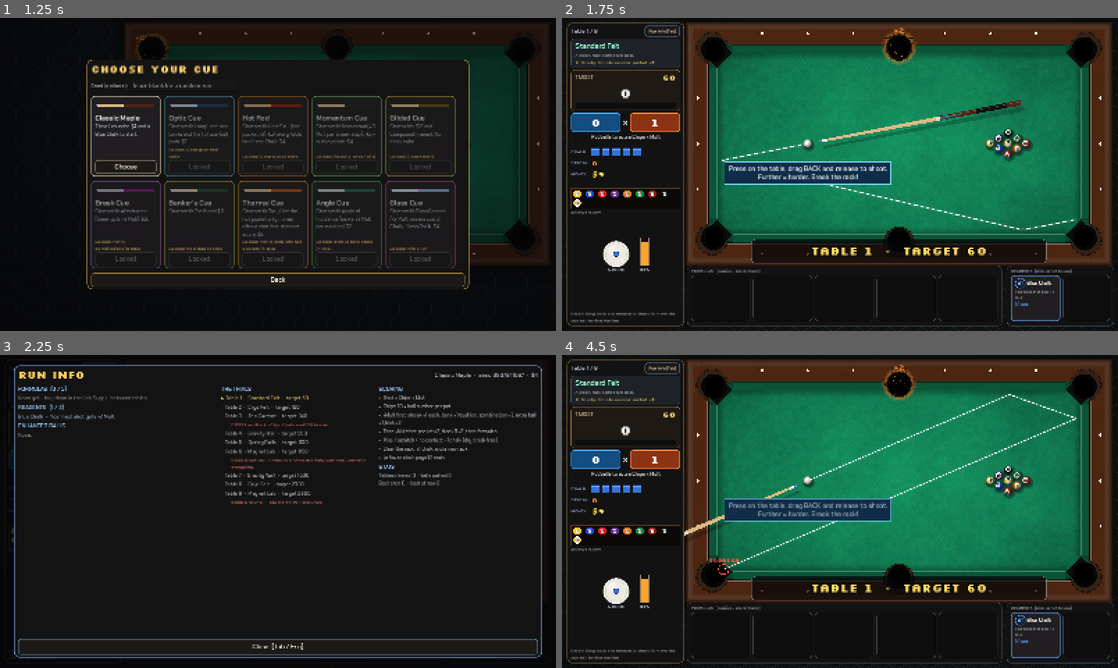
Above: before the commit, frames 1-4 (two rows, left to right).
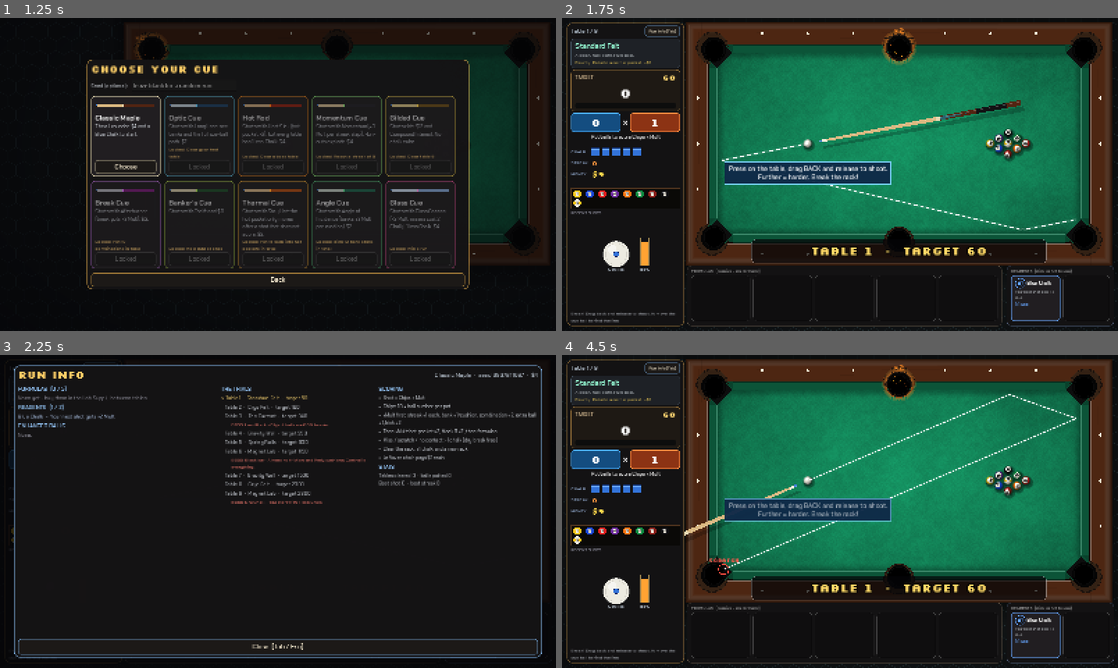
Above: after the commit, the same moments.

Repository: jordanbenjaminmitchell/pocket-science
Game: Godot game, scene res://main.tscn
The game is run twice, just before and just after one commit, with the same random seed, the same clock (stepped at 60 frames per second) and the same inputs.
Inputs (mouse positions are in pixels of both pictures, inside the frame that each line leads up to):
- Up to frame 1 (1.25 s): click "New Run" at 0.5 s
- Up to frame 2 (1.75 s): click "Choose" at 1.25 s
- Up to frame 3 (2.25 s): click "Run info [Tab]" at 2 s
- Up to frame 4 (4.5 s): tap Enter at 2.75, 4.25, 4.35 s; drag from (617, 589) to (895, 442) at 2.77 s; tap Space at 3.5 s; drag from (728, 527) to (812, 574) at 3.52 s; move the mouse to (895, 442) at 4.27 s; hold Right (ui_right) from 4.28 s (still down); click (895, 442) at 4.42 s

Frame 1 is identical in both runs. In frame 2, less than 0.1% of the frame differs, in the area x 2-17%, y 13-16%; in frame 3, less than 0.1%, in the area x 39-56%, y 12-15%; in frame 4, less than 0.1%.

Commit message:
Touch controls, Android back button, font-safe text, Android export preset

Diff:
--- a/project.godot
+++ b/project.godot
@@ -15,11 +15,14 @@
 window/size/viewport_height=900
 window/size/window_width_override=1440
 window/size/window_height_override=810
+window/handheld/orientation=4
 window/stretch/mode="canvas_items"
 window/stretch/aspect="keep"
 
 [rendering]
 
+textures/vram_compression/import_etc2_astc=true
+
 renderer/rendering_method="gl_compatibility"
 renderer/rendering_method.mobile="gl_compatibility"
 anti_aliasing/quality/msaa_2d=2
--- a/src/main.gd
+++ b/src/main.gd
@@ -112,6 +112,7 @@
 	view.position = TABLE_ORIGIN
 	view.scale = Vector2(TABLE_SCALE, TABLE_SCALE)
 	add_child(view)
+	get_tree().quit_on_go_back = false   # the Android back button opens the menu instead
 	_build_ui()
 	_load_settings()
 	meta.load_file()
@@ -269,7 +270,8 @@
 		view.cue_pull = drag_power * 90.0
 		power_w.set_power(drag_power)
 	else:
-		if not fine_aim and not pad_active and _mouse_over_table() and m.distance_to(sim.pos[ci]) > 4.0:
+		var may_steer: bool = touch_aiming if settings.touch_mode else true
+		if not fine_aim and not pad_active and may_steer and _mouse_over_table() and m.distance_to(sim.pos[ci]) > 4.0:
 			var nd := (m - sim.pos[ci]).normalized()
 			if nd.angle_to(aim_dir) != 0.0:
 				aim_dir = nd
@@ -280,6 +282,9 @@
 			rot -= spd
 		if Input.is_key_pressed(settings.keys.aim_right):
 			rot += spd
+		rot += touch_rot * 0.3
+		if settings.touch_mode and power_slider.value != power:
+			power_slider.set_value_no_signal(power)
 		var jx := _joy(JOY_AXIS_LEFT_X)
 		if jx != 0.0:
 			pad_active = true
@@ -329,7 +334,7 @@
 		return
 	var cue: Vector2 = sim.pos[_cue_index()]
 	if run.shots_taken == 0:
-		view.coach_text = "Press on the table, drag BACK and release to shoot.\nFurther = harder. Break the rack!"
+		view.coach_text = "Drag on the table to aim, set power with the slider,\nthen press SHOOT. Break the rack!" if settings.touch_mode else "Press on the table, drag BACK and release to shoot.\nFurther = harder. Break the rack!"
 	elif view.guide.get("obj_pot", false) or view.guide.get("obj2_pot", false):
 		coach_seen_pot = true
 		view.coach_text = "GOLD line = that ball is going in.\nThe tag on the pocket shows the points."
@@ -833,6 +838,7 @@
 	state = S.AIM
 	view.placing = false
 	guide_dirty = true
+	touch_aiming = false
 	var how := "Drag %s and release to shoot." % ("forward" if settings.invert_drag else "back")
 	if settings.click_shoot:
 		how = "Set power with the wheel or Up/Down, then click to shoot."
@@ -844,6 +850,7 @@
 
 
 func _begin_place(head_only: bool) -> void:
+	touch_armed = false
 	state = S.PLACE
 	place_head_only = head_only
 	view.show_guide = false
@@ -1046,7 +1053,9 @@
 func _mouse_button(e: InputEventMouseButton) -> void:
 	match state:
 		S.AIM:
-			if e.button_index == MOUSE_BUTTON_LEFT:
+			if e.button_index == MOUSE_BUTTON_LEFT and settings.touch_mode:
+				touch_aiming = e.pressed and _mouse_over_table()
+			elif e.button_index == MOUSE_BUTTON_LEFT:
 				if e.pressed and _mouse_over_table() and settings.click_shoot:
 					_shoot(power)
 				elif e.pressed and _mouse_over_table():
@@ -1069,10 +1078,26 @@
 				power = clampf(power - 0.03, 0.02, 1.0)
 				forecast_dirty = true
 		S.PLACE:
-			if e.button_index == MOUSE_BUTTON_LEFT and e.pressed:
+			if e.button_index == MOUSE_BUTTON_LEFT and settings.touch_mode:
+				# Touch has no hover: drag the ghost ball, lift to place it.
+				if e.pressed:
+					touch_armed = true
+				elif touch_armed:
+					touch_armed = false
+					_update_place()
+					_place_cue()
+			elif e.button_index == MOUSE_BUTTON_LEFT and e.pressed:
 				_place_cue()
 		S.PICK:
-			if e.button_index == MOUSE_BUTTON_LEFT and e.pressed and view.hover_pocket >= 0:
+			if e.button_index == MOUSE_BUTTON_LEFT and settings.touch_mode:
+				if e.pressed:
+					touch_armed = true
+				elif touch_armed:
+					touch_armed = false
+					_update_pick()
+					if view.hover_pocket >= 0:
+						_confirm_pick()
+			elif e.button_index == MOUSE_BUTTON_LEFT and e.pressed and view.hover_pocket >= 0:
 				_confirm_pick()
 		S.ROLL, S.TALLY:
 			if e.button_index == MOUSE_BUTTON_LEFT and e.pressed:
@@ -1123,12 +1148,14 @@
 		"hotswap":
 			pick_reagent = id
 			pick_call = false
+			touch_armed = false
 			state = S.PICK
 			view.pocket_pick = true
 			lbl_hint.text = "Click a pocket to make it the hot pocket. Esc cancels."
 		"callshot":
 			pick_reagent = id
 			pick_call = true
+			touch_armed = false
 			state = S.PICK
 			view.pocket_pick = true
 			lbl_hint.text = "Click the pocket you are calling. Pots there on your next shot get ×3."
@@ -1200,6 +1227,71 @@
 	return b
 
 
+var log_title: Label
+var touch_box: VBoxContainer
+var menu_btn: Button
+var info_btn_ref: Button
+var power_slider: HSlider
+var touch_aiming := false
+var touch_rot := 0.0
+var touch_armed := false
+
+
+## On-screen shot controls for phones and tablets.
+func _build_touch_controls(parent: Control) -> void:
+	touch_box = VBoxContainer.new()
+	touch_box.add_theme_constant_override("separation", 6)
+	touch_box.visible = false
+	parent.add_child(touch_box)
+	power_slider = HSlider.new()
+	power_slider.min_value = 0.02
+	power_slider.max_value = 1.0
+	power_slider.step = 0.01
+	power_slider.custom_minimum_size = Vector2(0, 44)
+	power_slider.focus_mode = Control.FOCUS_NONE
+	power_slider.value_changed.connect(func(v: float):
+		power = v
+		forecast_dirty = true)
+	touch_box.add_child(power_slider)
+	var row := HBoxContainer.new()
+	row.add_theme_constant_override("separation", 6)
+	touch_box.add_child(row)
+	for dir in [-1.0, 1.0]:
+		var nudge := _button("<" if dir < 0 else ">", func(): pass, Color(0.6, 0.75, 0.9))
+		nudge.custom_minimum_size = Vector2(66, 58)
+		nudge.focus_mode = Control.FOCUS_NONE
+		nudge.button_down.connect(func(): touch_rot = dir)
+		nudge.button_up.connect(func(): touch_rot = 0.0)
+		row.add_child(nudge)
+		if dir < 0:
+			var shoot := _button("SHOOT", func():
+				if state == S.AIM:
+					_shoot(power), Color(0.4, 0.9, 0.6))
+			shoot.size_flags_horizontal = Control.SIZE_EXPAND_FILL
+			shoot.custom_minimum_size = Vector2(0, 58)
+			shoot.focus_mode = Control.FOCUS_NONE
+			shoot.add_theme_font_size_override("font_size", 24)
+			row.add_child(shoot)
+
+
+func _sync_touch_ui() -> void:
+	var t := settings.touch_mode
+	touch_box.visible = t
+	log_title.visible = not t
+	log_label.visible = not t
+	lbl_hint.visible = not t
+	menu_btn.visible = t
+	info_btn_ref.text = "Run info" if t else "Run info [Tab]"
+
+
+func _notification(what: int) -> void:
+	if what == NOTIFICATION_WM_GO_BACK_REQUEST:
+		if paused:
+			_close_run_info()
+		else:
+			_key(KEY_ESCAPE)
+
+
 func _build_ui() -> void:
 	ui = CanvasLayer.new()
 	add_child(ui)
@@ -1228,6 +1320,13 @@
 	info_btn.custom_minimum_size = Vector2(0, 26)
 	info_btn.focus_mode = Control.FOCUS_NONE
 	round_row.add_child(info_btn)
+	info_btn_ref = info_btn
+	menu_btn = _button("Menu", func(): _key(KEY_ESCAPE), Color(0.6, 0.75, 0.9))
+	menu_btn.add_theme_font_size_override("font_size", 12)
+	menu_btn.custom_minimum_size = Vector2(0, 26)
+	menu_btn.focus_mode = Control.FOCUS_NONE
+	menu_btn.visible = false
+	round_row.add_child(menu_btn)
 
 	var labbox := PanelContainer.new()
 	labbox.add_theme_stylebox_override("panel", _style(Color(0.12, 0.13, 0.15), Color(0.25, 0.3, 0.35), 1, 8))
@@ -1322,10 +1421,12 @@
 	tray = BallTray.new()
 	tray.font = F_SEMI
 	lv.add_child(tray)
-	lv.add_child(_label("RECENT SHOTS", 12, Color(0.5, 0.5, 0.55)))
+	log_title = _label("RECENT SHOTS", 12, Color(0.5, 0.5, 0.55))
+	lv.add_child(log_title)
 	log_label = _label("", 13, Color(0.8, 0.82, 0.85), F_REG)
 	log_label.custom_minimum_size = Vector2(290, 52)
 	lv.add_child(log_label)
+	_build_touch_controls(lv)
 
 	var ctrl := HBoxContainer.new()
 	ctrl.alignment = BoxContainer.ALIGNMENT_CENTER
@@ -1460,7 +1561,7 @@
 	lbl_target.text = str(run.target())
 	if run.bounty != "":
 		var bt: Dictionary = Catalog.BOUNTIES[run.bounty]
-		lbl_bounty.text = ("✔ " if run.bounty_done else "★ ") + "%s: %s  +$%d" % ["Gold bounty" if t.get("boss", false) else "Bounty", bt.name, run.bounty_reward()]
+		lbl_bounty.text = ("DONE - " if run.bounty_done else "") + "%s: %s  +$%d" % ["Gold bounty" if t.get("boss", false) else "Bounty", bt.name, run.bounty_reward()]
 		lbl_bounty.add_theme_color_override("font_color", Color(0.5, 1.0, 0.6) if run.bounty_done else Color(1.0, 0.85, 0.35))
 	chalk_pips.set_count(run.chalk, run.max_chalk())
 	var per := 3.0 if run.formulas.has("streak") else 1.0
@@ -2032,7 +2133,7 @@
 	var spc2 := Control.new()
 	spc2.size_flags_horizontal = Control.SIZE_EXPAND_FILL
 	bar.add_child(spc2)
-	var go := _button("Next table  ▶", _next_table, Color(0.4, 0.9, 0.6))
+	var go := _button("Next table  >", _next_table, Color(0.4, 0.9, 0.6))
 	go.custom_minimum_size = Vector2(220, 50)
 	go.add_theme_font_size_override("font_size", 22)
 	bar.add_child(go)
@@ -2087,7 +2188,7 @@
 	v.add_child(t)
 	v.add_child(_label(kind, 12, accent))
 	if not syn.is_empty():
-		var sl := _label("✚ Synergy: " + ", ".join(syn), 12, Color(0.5, 1.0, 0.6))
+		var sl := _label("+ Synergy: " + ", ".join(syn), 12, Color(0.5, 1.0, 0.6))
 		sl.autowrap_mode = TextServer.AUTOWRAP_WORD_SMART
 		sl.custom_minimum_size = Vector2(164, 0)
 		v.add_child(sl)
@@ -2212,10 +2313,11 @@
 	sfx.set_music_volume(settings.master * settings.music)
 	view.shake_scale = settings.shake
 	view.reduced_motion = settings.reduced_motion
+	_sync_touch_ui()
 	view.colorblind = settings.colorblind
 	view.number_tags = settings.number_tags
 	Engine.max_fps = GameSettings.FRAME_CAPS[settings.frame_cap]
-	if DisplayServer.get_name() != "headless":
+	if DisplayServer.get_name() != "headless" and not OS.has_feature("mobile"):
 		var want := DisplayServer.WINDOW_MODE_FULLSCREEN if settings.fullscreen else DisplayServer.WINDOW_MODE_WINDOWED
 		if DisplayServer.window_get_mode() != want:
 			DisplayServer.window_set_mode(want)
@@ -2253,6 +2355,7 @@
 	_setting_toggle(grid, "Colour-blind guideline palette", "colorblind")
 	_setting_toggle(grid, "Number tags on every ball", "number_tags")
 	_setting_toggle(grid, "Larger small text", "large_text")
+	_setting_toggle(grid, "Touch controls", "touch_mode")
 	_setting_choice(grid, "Frame cap", "frame_cap", GameSettings.FRAME_CAPS.map(func(f): return "Unlimited" if f == 0 else "%d FPS" % f))
 	_setting_choice(grid, "Window size", "window_size", GameSettings.WINDOW_SIZES.map(func(w): return "%d × %d" % [w.x, w.y]))
 	var row := HBoxContainer.new()
@@ -2599,7 +2702,7 @@
 	c2.add_child(_label("THE TRIALS", 16, Color(0.6, 0.8, 1.0)))
 	for i in run.plan.size():
 		var t: Dictionary = run.plan[i]
-		var mark := "▶ " if i == run.table_index else ("✔ " if i < run.table_index else "   ")
+		var mark := "> " if i == run.table_index else ("Done: " if i < run.table_index else "   ")
 		var txt := "%sTable %d  ·  %s  ·  target %d" % [mark, i + 1, Catalog.LABS[t.lab].name, t.target]
 		var col := Color(1.0, 0.85, 0.45) if i == run.table_index else (Color(0.5, 0.75, 0.55) if i < run.table_index else Color(0.8, 0.82, 0.85))
 		c2.add_child(_label(txt, 15, col, F_REG))
--- a/src/ui/game_settings.gd
+++ b/src/ui/game_settings.gd
@@ -19,6 +19,7 @@
 var colorblind := false     # safe guideline palette
 var number_tags := false    # flat, always-readable number on every ball
 var large_text := false     # bigger small text
+var touch_mode := false     # on-screen aim, power and shoot controls
 var frame_cap := 0          # index into FRAME_CAPS
 var window_size := 1        # index into WINDOW_SIZES
 
@@ -36,7 +37,7 @@
 
 var keys := {}
 
-const KEYS := ["master", "music", "sfx", "fullscreen", "vsync", "shake", "reduced_motion", "aim_speed", "pull", "invert_drag", "click_shoot", "colorblind", "number_tags", "large_text", "frame_cap", "window_size"]
+const KEYS := ["master", "music", "sfx", "fullscreen", "vsync", "shake", "reduced_motion", "aim_speed", "pull", "invert_drag", "click_shoot", "colorblind", "number_tags", "large_text", "touch_mode", "frame_cap", "window_size"]
 
 
 func load_file() -> void:
@@ -59,6 +60,14 @@
 
 func _init() -> void:
 	reset_keys()
+	_device_defaults()
+
+
+## Phones and tablets start with touch controls and larger text.
+func _device_defaults() -> void:
+	if OS.has_feature("mobile"):
+		touch_mode = true
+		large_text = true
 
 
 func reset_keys() -> void:
@@ -107,6 +116,7 @@
 	colorblind = bool(colorblind)
 	number_tags = bool(number_tags)
 	large_text = bool(large_text)
+	touch_mode = bool(touch_mode)
 	frame_cap = clampi(int(frame_cap), 0, FRAME_CAPS.size() - 1)
 	window_size = clampi(int(window_size), 0, WINDOW_SIZES.size() - 1)
 
@@ -126,6 +136,8 @@
 	colorblind = false
 	number_tags = false
 	large_text = false
+	touch_mode = false
+	_device_defaults()
 	frame_cap = 0
 	window_size = 1
 	reset_keys()
--- a/tests/test_input.gd
+++ b/tests/test_input.gd
@@ -33,6 +33,22 @@
 	var e := InputEventJoypadMotion.new()
 	e.axis = axis
 	e.axis_value = v
+	root.push_input(e)
+
+
+func _tap(p: Vector2, pressed: bool) -> void:
+	var e := InputEventMouseButton.new()
+	e.button_index = MOUSE_BUTTON_LEFT
+	e.pressed = pressed
+	e.position = p
+	e.global_position = p
+	root.push_input(e)
+
+
+func _tap_move(p: Vector2) -> void:
+	var e := InputEventMouseMotion.new()
+	e.position = p
+	e.global_position = p
 	root.push_input(e)
 
 
@@ -202,6 +218,93 @@
 	await _frames(2)
 	check(g.view.place_pos.x > Rack.HEAD.x, "other scratches: anywhere")
 	check(g.sim.alive[ci] == 0, "pot hints do not disturb the table")
+	print("touch")
+	s.reset()
+	s.touch_mode = true
+	g._apply_settings()
+	g._new_run()
+	await _frames(2)
+	g.run.plan[0].target = 1000000
+	check(g.touch_box.visible and g.menu_btn.visible and not g.lbl_hint.visible, "touch controls appear")
+	var cue_scr: Vector2 = g.view.base_position + g.sim.pos[g._cue_index()] * g.TABLE_SCALE
+	var before_aim: Vector2 = g.aim_dir
+	_tap_move(cue_scr + Vector2(0, -200))
+	await _frames(2)
+	check(g.aim_dir == before_aim, "no aim change without a finger down")
+	_tap(cue_scr + Vector2(0, -200), true)
+	await _frames(2)
+	check(g.aim_dir.y < -0.9, "finger aims the shot (%s)" % g.aim_dir)
+	_tap(cue_scr + Vector2(0, -200), false)
+	await _frames(2)
+	check(g.state == g.S.AIM and not g.dragging, "lifting the finger does not shoot")
+	var locked: Vector2 = g.aim_dir
+	_tap_move(cue_scr + Vector2(200, 0))
+	await _frames(2)
+	check(g.aim_dir == locked, "aim stays put after lifting")
+	g.power_slider.value = 0.42
+	check(is_equal_approx(g.power, 0.42), "slider sets power")
+	var a2: Vector2 = g.aim_dir
+	g.touch_rot = 1.0
+	await _frames(6)
+	g.touch_rot = 0.0
+	var moved_deg: float = rad_to_deg(absf(g.aim_dir.angle_to(a2)))
+	check(moved_deg > 0.0 and moved_deg < 3.0, "nudge buttons make fine adjustments (%.2f deg)" % moved_deg)
+	var ci2: int = g._cue_index()
+	g.sim.alive[ci2] = 0
+	g._begin_place(false)
+	var drop_at: Vector2 = g.view.base_position + Vector2(500, 120) * g.TABLE_SCALE
+	_tap(drop_at + Vector2(90, 90), true)
+	await _frames(2)
+	check(g.state == g.S.PLACE, "ghost ball waits while the finger is down")
+	_tap_move(drop_at)
+	await _frames(2)
+	_tap(drop_at, false)
+	await _frames(2)
+	check(g.state == g.S.AIM and g.sim.alive[ci2] == 1 and g.sim.pos[ci2].distance_to(Vector2(500, 120)) < 2.0, "lifting places the cue ball where the finger was")
+	g.sim.alive[ci2] = 0
+	_tap(drop_at, true)
+	g._begin_place(false)
+	_tap(drop_at + Vector2(40, 0), false)
+	await _frames(2)
+	check(g.state == g.S.PLACE, "a stale finger-lift cannot place the ball")
+	g.sim.alive[ci2] = 1
+	g.state = g.S.AIM
+	g.view.placing = false
+	g.run.reagents.assign(["hotswap"])
+	g._use_reagent(0)
+	await _frames(1)
+	var pk_scr: Vector2 = g.view.base_position + (g.layout.pockets[3].pos as Vector2) * g.TABLE_SCALE
+	_tap(pk_scr, true)
+	await _frames(2)
+	_tap(pk_scr, false)
+	await _frames(2)
+	check(g.run.hot_pocket == 3 and g.state == g.S.AIM, "tap picks a pocket")
+	g.notification(Node.NOTIFICATION_WM_GO_BACK_REQUEST)
+	await _frames(1)
+	check(g.paused, "Android back opens the menu")
+	g.notification(Node.NOTIFICATION_WM_GO_BACK_REQUEST)
+	await _frames(1)
+	check(not g.paused, "Android back closes it again")
+	g.power_slider.value = 0.6
+	await _frames(1)
+	g._shoot(g.power)
+	await _frames(2)
+	check(g.state == g.S.STRIKE or g.state == g.S.ROLL, "shoot fires")
+	await _settle()
+	s.large_text = true
+	g._apply_settings()
+	g.run.plan[g.run.table_index].anomaly = "onepocket"
+	g.run.plan[g.run.table_index].boss = true
+	g.run.bounty = "bank2"
+	g.run.bluechalk = true
+	g.run.forecast = true
+	g._refresh_hud()
+	g.left_panel.size = Vector2.ZERO
+	await _frames(3)
+	var lpr: Rect2 = g.left_panel.get_global_rect()
+	check(lpr.end.y <= 892.0 and lpr.end.x <= 352.0, "touch side panel fits with large text on a boss table (%s)" % lpr)
+	s.reset()
+	g._apply_settings()
 	print("accessibility")
 	s.colorblind = true
 	s.number_tags = true
Not shown, changed: export_presets.cfg
